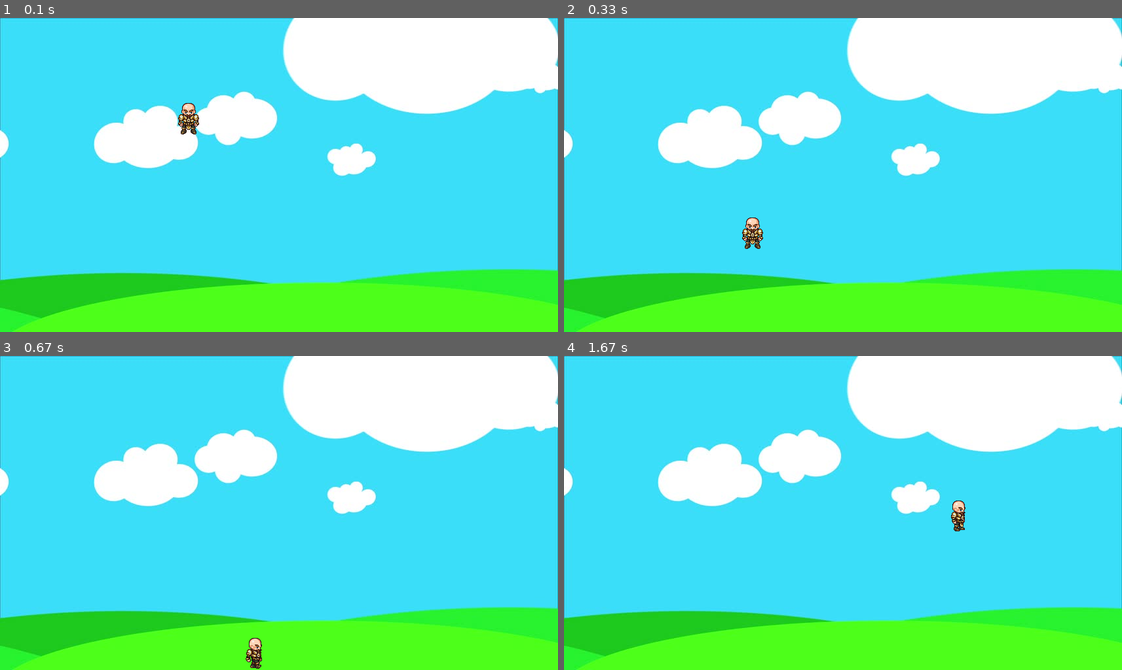
Above: before the commit, frames 1-4 (two rows, left to right).
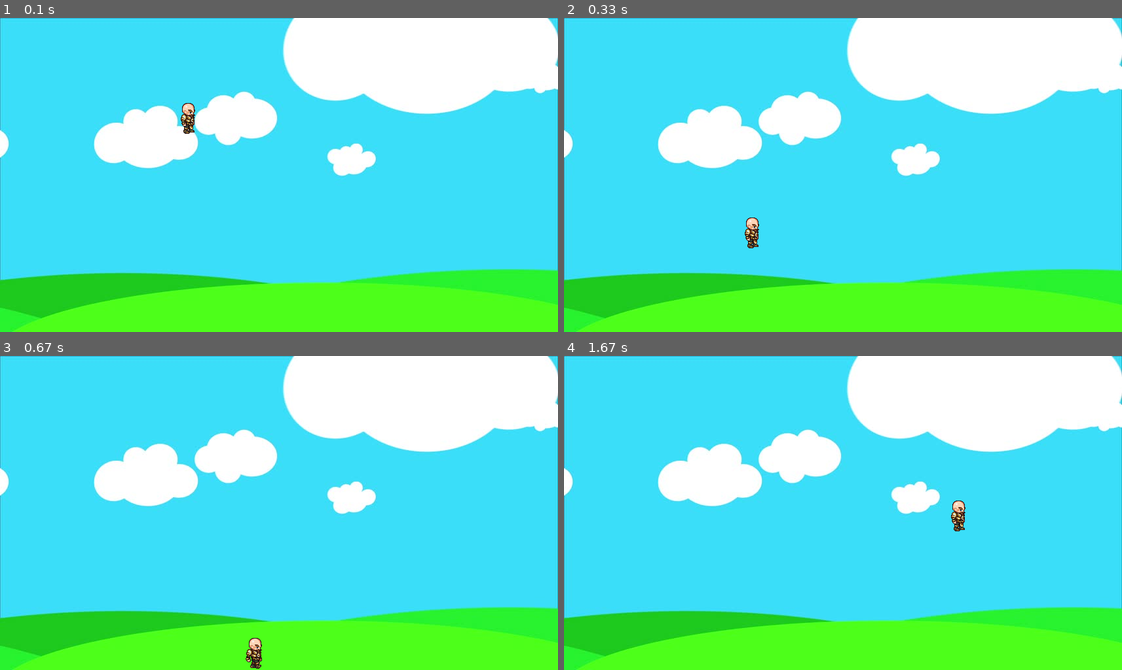
Above: after the commit, the same moments.

Repository: aprzn123/pygamething
Game: pygame game, started from game.py
The game is run twice, just before and just after one commit, with the same random seed, the same clock (stepped at 60 frames per second) and the same inputs.
Inputs:
- Up to frame 1 (0.1 s): no input
- Up to frame 2 (0.33 s): no input
- Up to frame 3 (0.67 s): hold Space from 0.33 s (still down); hold Right from 0.33 s (still down)
- Up to frame 4 (1.67 s): release Space at 0.8 s; release Right at 0.8 s; hold Right 0.83-1.3 s; hold Up 1.33-1.63 s

The runs differ from the first frame. In frame 1, 0.2% of the frame differs, in the area x 31-36%, y 27-38%; in frame 2, 0.2%; in frame 3, nothing differs; in frame 4, nothing differs.

Commit message:
not finished

Diff:
--- a/game.py
+++ b/game.py
@@ -33,9 +33,10 @@
         self.x_v = 0
         self.y_v = 0
         self.l = False
-        self.r = False
+        self.r = True
         self.walk_count = 0
         self.is_jumping = False
+        self.standing = True
 
     # draw character
     def draw(self, win):
@@ -48,24 +49,24 @@
         if self.y + self.h == WINDOW_HEIGHT:
             self.walk_count += 1
 
+class Projectile(object):
+    def __init__(self, x, y, radius, color, facing):
+        self.x = x
+        self.y = y
+        self.radius = radius
+        self.color = color
+        self.facing = facing
+        self.x_v = 8 * facing
+        self.y_v = 0
+
+    def draw(self, win):
+        pygame.draw.circle(win, self.color, (self.x, self.y), self.radius)
+
 # clock
 clock = pygame.time.Clock()
 
-"""# player variables
-x = 256
-y = 0
-w = 64
-h = 64
-x_v_MAX = 5
-x_v = 0
-is_jumping = False
-y_v_MAX = 20
-y_v = 0
-r = False
-l = False
-walk_count = 0"""
-
 you = Player(256, 100, 64, 64, 5, 20)
+bullets = []
 
 # Drawing all the things
 def draw():
@@ -95,6 +96,17 @@
 
     keys = pygame.key.get_pressed()
 
+    #the bullets
+    if keys[pygame.K_SPACE]:
+        if len(bullets) < 10:
+            bullets.append(Projectile(you.x + round(you.w / 2), \
+            you.y + round(you.h / 2), 6, (0, 0 , 0), (you.r - 0.5) * 2))
+    for bullet in bullets:
+        if bullet.x < WINDOW_WIDTH and bullet.x > 0:
+            bullet.x += bullet.x_v
+        else:
+            bullets.pop(bullets.index(bullet))
+
     # compute gravity
     if you.y + you.h < WINDOW_HEIGHT: # above ground
         you.y_v -= 1
@@ -115,15 +127,18 @@
                 you.x_v -= 2
             else:
                 you.x_v = -1 * you.x_v_MAX
-            you.l, you.r = True, False
+        you.l, you.r = True, False
+        you.standing = False
     elif keys[pygame.K_RIGHT] and you.x + you.w < WINDOW_WIDTH:
         if you.x_v < you.x_v_MAX:
             you.x_v += 2
         else:
             you.x_v = you.x_v_MAX
         you.r, you.l = True, False
+        you.standing = False
     else:
         you.walk_count = 0
+        you.standing = True
     if keys[pygame.K_UP] and you.y + you.h >= WINDOW_HEIGHT:
         you.is_jumping = True
 
